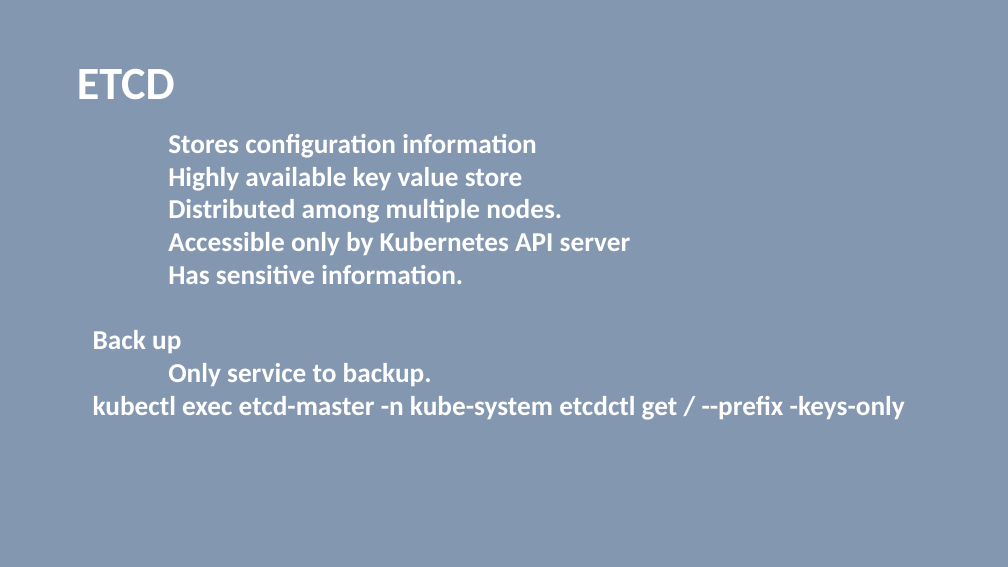
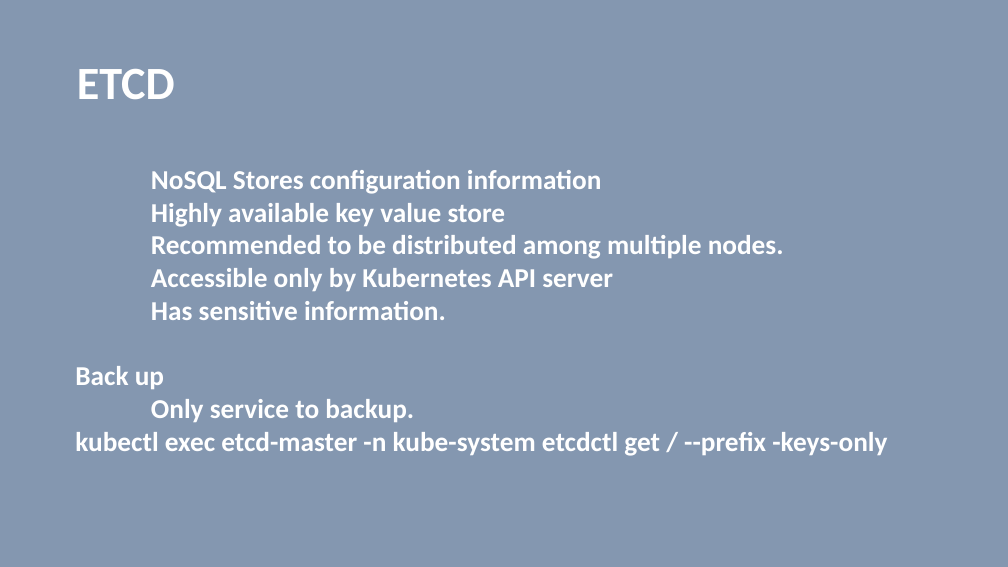
Before and after one commit to vilasvarghese/docker-k8s, a slide deck: slide 15 of notes/day4/4thDay.pptx (slide 13 before the commit). Drawn at 1008x567 pixels with LibreOffice and Linux fonts; fonts in the diff are those of the drawing. Boxes give left, top, right and bottom in pixels: in the first picture for what was removed or moved away, otherwise in the second. Text is boxed around its words. In the diff, an @@ line names an element or a change of style, - is before the commit and + after.

```diff
--- a/notes/day4/4thDay.pptx
+++ b/notes/day4/4thDay.pptx
@@ text "NoSQL Stores configuration information": place and size @@
-text "NoSQL Stores configuration information" at (93, 134, 905, 420)
+text "NoSQL Stores configuration information" at (75, 170, 887, 456)
@@ text at (151, 170, 602, 194): text changed @@
-Stores configuration information
+NoSQL Stores configuration information
@@ text at (151, 235, 784, 259): text changed @@
-Distributed among multiple nodes.
+Recommended to be distributed among multiple nodes.
```
Also in this commit, not shown: 35 other slides changed, 5 slides added, 19 slides removed, 7 other files.
